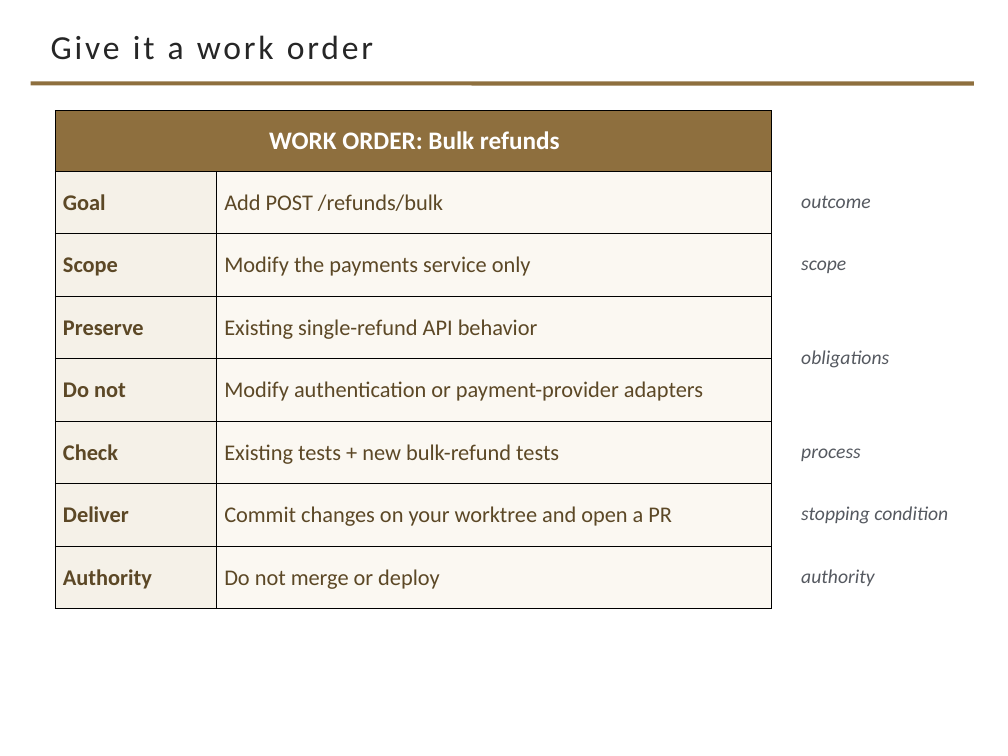
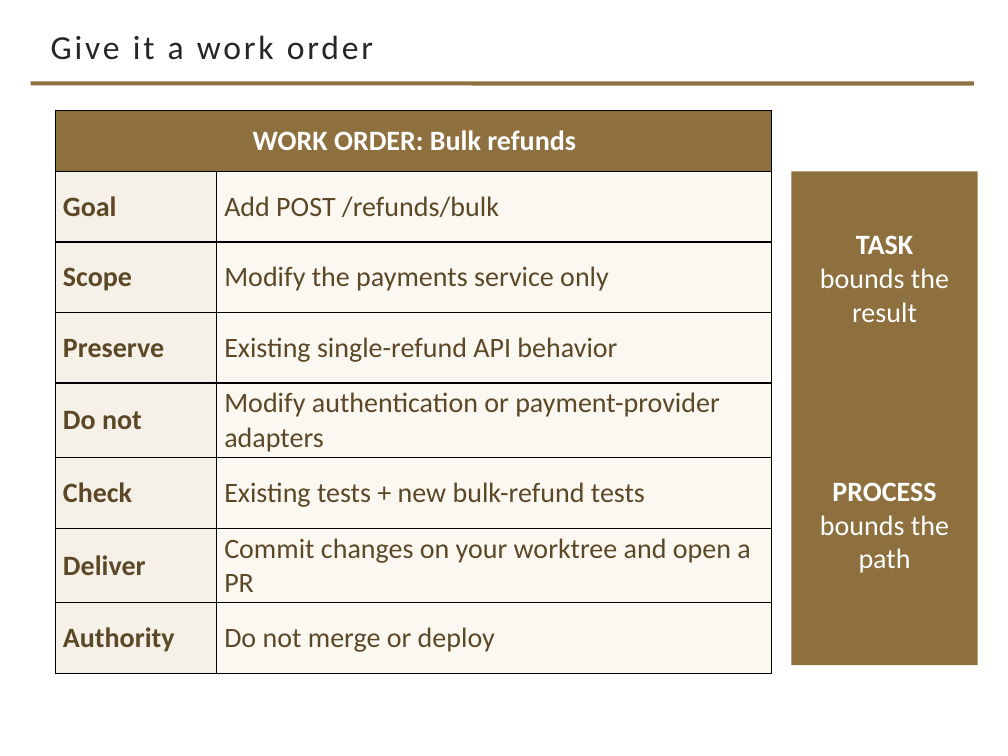
Before and after one commit to davisjam/model-based-agentic-software-engineering, a slide deck: slide 9 of course/lectures/act-2-delegation-and-control/03-alignment/2-3-Alignment.pptx. Drawn at 1008x756 pixels with LibreOffice and Linux fonts; fonts in the diff are those of the drawing; background and template pictures are left out. Boxes give left, top, right and bottom in pixels: in the first picture for what was removed or moved away, otherwise in the second. Text is boxed around its words. In the diff, an @@ line names an element or a change of style, - is before the commit and + after.

```diff
--- a/course/lectures/act-2-delegation-and-control/03-alignment/2-3-Alignment.pptx
+++ b/course/lectures/act-2-delegation-and-control/03-alignment/2-3-Alignment.pptx
@@ table at bbox=[55, 111, 771, 665] @@
@@ size 18 to 20 pt in "WORK ORDER: Bulk refunds" @@
@@ size 16 to 20 pt @@
@@ rectangle added at bbox=[791, 171, 978, 383], fill #8E6F3E, 20 pt, text #FFFFFF @@
+TASK
+bounds the result
@@ text removed at bbox=[801, 195, 870, 208] @@
-outcome
@@ text removed at bbox=[801, 260, 846, 273] @@
-scope
@@ text removed at bbox=[801, 350, 889, 368] @@
-obligations
@@ rectangle added at bbox=[791, 383, 978, 665], fill #8E6F3E, 20 pt, text #FFFFFF @@
+PROCESS
+bounds the path
@@ text removed at bbox=[801, 448, 861, 461] @@
-process
@@ text removed at bbox=[801, 506, 948, 524] @@
-stopping condition
@@ text removed at bbox=[801, 569, 874, 586] @@
-authority
```
Also in this commit, not shown: 5 other slides changed.
